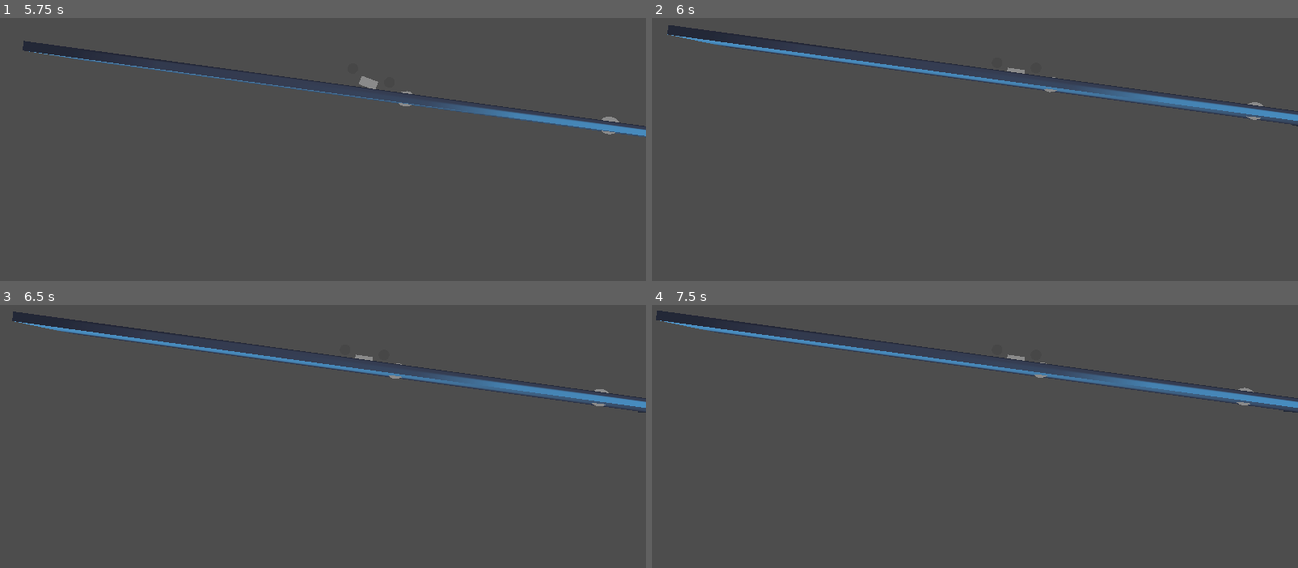
Above: before the commit, frames 1-4 (two rows, left to right).
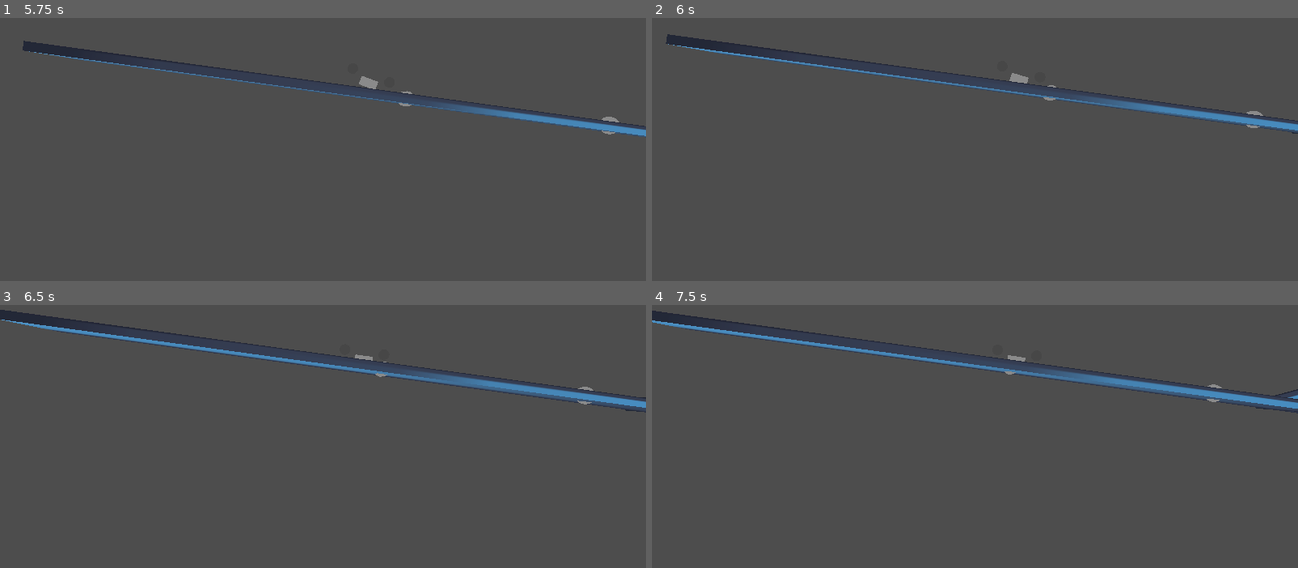
Above: after the commit, the same moments.

Repository: KyleSaki714/brackeysgamejam25-godotgame
Game: Godot game, scene res://World.tscn
Same seed, same stepped clock (60 frames per second), same inputs: the game is played once before the commit and once after it. The engine's default icon, where the game draws it, is replaced by a stand-in: a white triangle on a blue panel in a dark square.
Inputs:
- Up to frame 1 (5.75 s): hold Right (tilt right) 0.53-1.28 s; hold S (backward) 1.28-2.03 s; hold Right (tilt right) 2.03-2.78 s; hold Up (forward) 2.78-3.53 s; hold Left (tilt left) 3.53-5.03 s; hold S (backward) from 5.03 s (still down)
- Up to frame 2 (6 s): release S (backward) at 5.78 s; hold Right (tilt right) from 5.78 s (still down)
- Up to frame 3 (6.5 s): keep holding Right (tilt right)
- Up to frame 4 (7.5 s): release Right (tilt right) at 6.53 s; hold Up (forward) 6.53-7.28 s; hold Right (tilt right) from 7.28 s (still down)

Frame 1 is identical in both runs. In frame 2, 6.4% of the frame differs, in the area x 2-100%, y 2-44%; in frame 3, 0.3%; in frame 4, 1.8%.

Commit message:
collisionpolygon3d test

Diff:
--- a/Bike.gd
+++ b/Bike.gd
@@ -30,7 +30,7 @@
 		_currentCenterOfMassShift += tiltAxis * COMSHIFTACCEL
 		_currentCenterOfMassShift = clampf(_currentCenterOfMassShift, COMSHIFT * -1, COMSHIFT)
 		center_of_mass = Vector3(_currentCenterOfMassShift, 0.0, 0.0)
-		print(_currentCenterOfMassShift)
+		#print(_currentCenterOfMassShift)
 
 	else:
 		center_of_mass = Vector3.ZERO
--- a/World.tscn
+++ b/World.tscn
@@ -170,3 +170,11 @@
 
 [node name="GameManager" type="Node3D" parent="."]
 script = ExtResource("4_4my16")
+
+[node name="StaticBody3D" type="StaticBody3D" parent="."]
+transform = Transform3D(1, 0, 0, 0, 1, 0, 0, 0, 1, -26.169, 4.02679, 0)
+
+[node name="CollisionPolygon3D" type="CollisionPolygon3D" parent="StaticBody3D"]
+transform = Transform3D(1, 0, 0, 0, 1, 0, 0, 0, 1, 0.871962, 0.454278, -0.793627)
+depth = 3.0
+polygon = PackedVector2Array(5.68502, 2.05532, 10.887, -3.23599, -5.0723, -0.905307, -17.1459, 1.14043, -12.7513, 12.3225, -9.1397, 7.80209, -1.80736, 6.32335)
